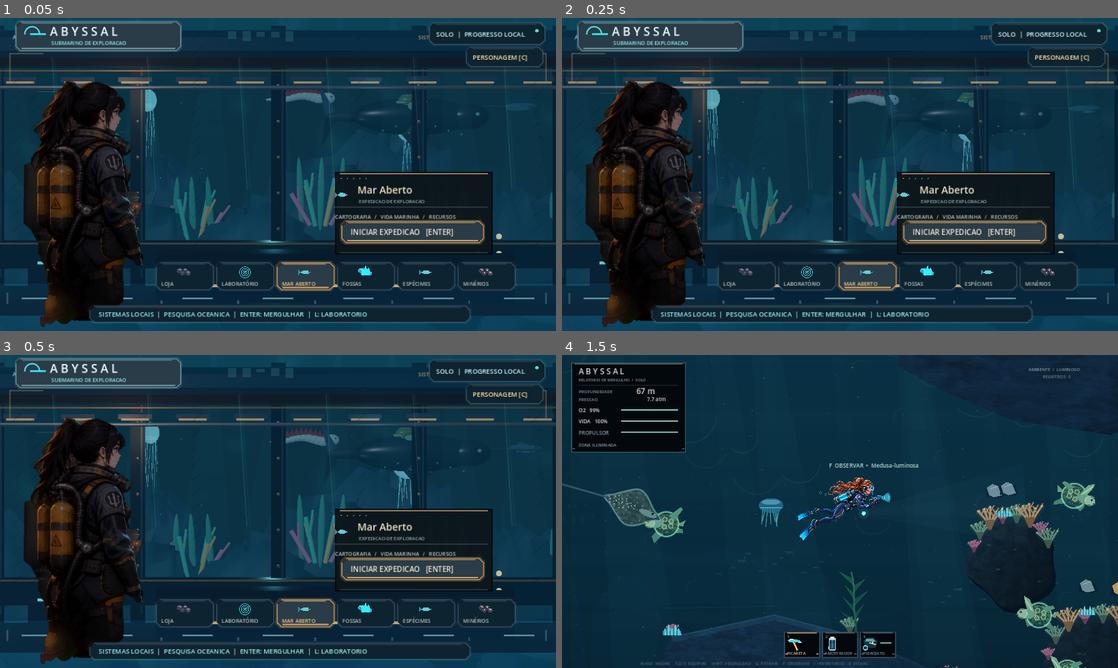
Above: before the commit, frames 1-4 (two rows, left to right).
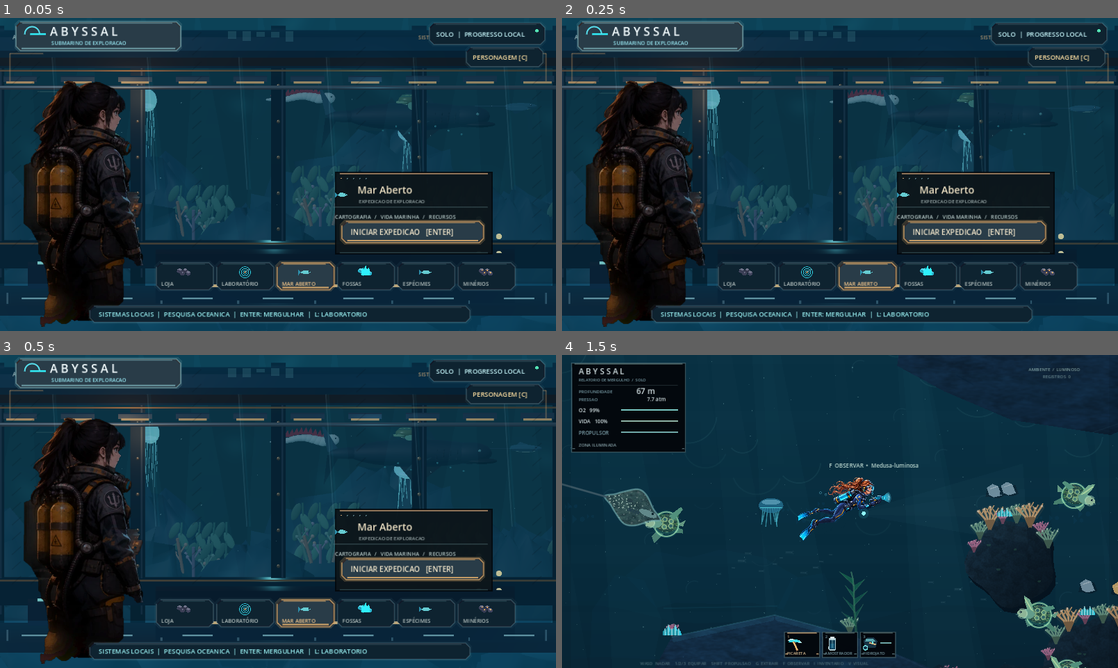
Above: after the commit, the same moments.

Repository: Esaneto/Abyssal-Godot
Game: Godot game, scene res://scenes/main.tscn
Two runs of this game, one before a commit and one after it. Both use one fixed random seed, a clock stepped at 60 frames per second and the inputs below.
Inputs (mouse positions are in pixels of both pictures, inside the frame that each line leads up to):
- Up to frame 1 (0.05 s): no input
- Up to frame 2 (0.25 s): no input
- Up to frame 3 (0.5 s): no input
- Up to frame 4 (1.5 s): tap Enter at 0.5 s; move the mouse to (962, 495) at 0.52 s; hold D (move_right) 0.53-1.25 s; hold Shift (boost) 0.53-1.25 s; click (962, 495) at 0.67 s; tap Space at 0.77, 1.07 s; drag from (728, 527) to (812, 574) at 1.27 s

The runs differ from the first frame. In frame 1, 1.6% of the frame differs, in the area x 30-100%, y 29-71%; in frame 2, 1.6%; in frame 3, 1.6%; in frame 4, nothing differs.

Commit message:
Refine cabin marine silhouette and replace bright stick coral with branching kelp and muted living polyps

Diff:
--- a/scripts/visuals3d/cabin_renderer.gd
+++ b/scripts/visuals3d/cabin_renderer.gd
@@ -105,9 +105,9 @@
 	var shadow := Color("#142d3c")
 	var ridge := Color("#244657")
 	Shapes.ellipsoid(ocean_shadow,"Muscular flank",Vector3(-0.18,0,0),
-		Vector3(1.50,0.44,0.48),shadow,0.06)
+		Vector3(1.67,0.33,0.42),shadow,0.0)
 	Shapes.ellipsoid(ocean_shadow,"Tapered head",Vector3(1.08,0.0,0),
-		Vector3(0.51,0.32,0.40),shadow.lightened(0.03),0.11)
+		Vector3(0.54,0.26,0.34),shadow.darkened(0.03),0.0)
 	Shapes.fin(ocean_shadow,"Abyssal crest",Vector3(-0.52,0.23,0),
 		Vector3(-0.14,1.03,0),Vector3(0.32,0.24,0),ridge)
 	Shapes.fin(ocean_shadow,"Abdominal keel",Vector3(-0.61,-0.27,0),
@@ -131,24 +131,55 @@
 			Vector3(x,y,0.45),Vector3(0.025,0.023,0.015),
 			Color("#3f8990"),0.08,0.30)
 	Shapes.ellipsoid(ocean_shadow,"Reflective eye",Vector3(1.32,0.08,0.34),
-		Vector3(0.050,0.044,0.027),Color("#699da2"),0.10,0.32)
+		Vector3(0.035,0.031,0.025),Color("#65999b"),0.03,0.14)
+	# Angled jaws, gill grooves and scar ridges make this a creature, not a glossy oval.
+	Shapes.ellipsoid(ocean_shadow,"Lower jaw shadow",Vector3(1.37,-0.18,0.11),
+		Vector3(0.37,0.07,0.26),Color("#071c27"),0.0)
+	for g in range(4):
+		var gx := 0.80-float(g)*0.16
+		Shapes.tube(ocean_shadow,"Gill crease",Vector3(gx,0.11,0.37),
+			Vector3(gx-0.03,-0.13,0.39),0.012,Color("#0e2432"))
+	for ridge_id in range(3):
+		var rx := -0.84+float(ridge_id)*0.23
+		Shapes.fin(ocean_shadow,"Uneven dorsal finlet",Vector3(rx,0.29,-0.06),
+			Vector3(rx+0.12,0.45+float(ridge_id%2)*0.09,-0.06),
+			Vector3(rx+0.27,0.27,-0.06),ridge.darkened(0.22))
 
 func _coral_group(pos: Vector3, seed_value: int) -> void:
 	var cluster := Node3D.new()
 	cluster.position = pos
 	stage.add_child(cluster)
-	for k in range(6):
-		var a := float(k)*TAU/6.0
-		var tint := Color("#d97b9e") if k%3==0 else Color("#e4ad6f") if k%3==1 else Color("#56c6ae")
-		var start := Vector3(cos(a)*0.24,0,sin(a)*0.22)
-		var top := start+Vector3(cos(a)*0.45,0.75+float(k%3)*0.17,sin(a)*0.2)
-		Shapes.tube(cluster,"Coral branch",start,top,0.055,tint)
-		Shapes.tube(cluster,"Coral tips",start.lerp(top,0.6),top+Vector3(0.17,0.18,0.05),0.029,tint)
-	for k in range(3):
+	# Muted mineral coral with branched growth and visible living polyps.
+	for k in range(8):
+		var a := float(k)*TAU/8.0
+		var tint := Color("#917468") if k%3==0 else Color("#577b73") if k%3==1 else Color("#756983")
+		var start := Vector3(cos(a)*0.30,0,sin(a)*0.28)
+		var branch_height := 0.45+float((k+seed_value)%4)*0.20
+		var bend := Vector3(cos(a)*0.24,branch_height,sin(a)*0.16)
+		var top := start+bend
+		Shapes.tube(cluster,"Irregular coral trunk",start,top,0.040,tint)
+		for tip_index in range(2):
+			var intermediate := start.lerp(top,0.45+float(tip_index)*0.20)
+			var direction := -1.0 if tip_index==0 else 1.0
+			var twig := intermediate+Vector3(direction*0.14,0.22,direction*0.075)
+			Shapes.tube(cluster,"Coral offshoot",intermediate,twig,0.020,tint.lightened(0.12))
+			Shapes.ellipsoid(cluster,"Polyp crown",twig,Vector3(0.045,0.045,0.040),
+				tint.lightened(0.15),0.0)
+	# Swaying leaf clusters have stems plus separately curved blades, not cylinders.
+	for k in range(4):
 		var sway := Node3D.new()
-		sway.position = Vector3(float(k-1)*0.44,0,-0.12)
+		sway.name = "CurrentsAnimatedKelp"
+		sway.position = Vector3(float(k-1)*0.38,0,-0.10-float(k%2)*0.15)
 		cluster.add_child(sway)
-		Shapes.ellipsoid(sway,"Kelp blade",Vector3(0,0.73,0),Vector3(0.08,0.88,0.045),Color("#3f9789"))
+		Shapes.tube(sway,"Kelp stalk",Vector3(0,0,0),Vector3(0.06,1.40,0),
+			0.026,Color("#3c6a62"))
+		for blade_id in range(5):
+			var y := 0.22+float(blade_id)*0.245
+			var sign := -1.0 if blade_id%2==0 else 1.0
+			var leaf := Shapes.ellipsoid(sway,"Serrated kelp blade",
+				Vector3(sign*0.11,y,0),Vector3(0.10,0.22,0.034),
+				Color("#507e73") if blade_id%3==0 else Color("#3d675f"),0.0)
+			leaf.rotation.z = sign*0.48
 		sway.set_meta("seed",float(seed_value+k))
 		foliage.append(sway)
 
